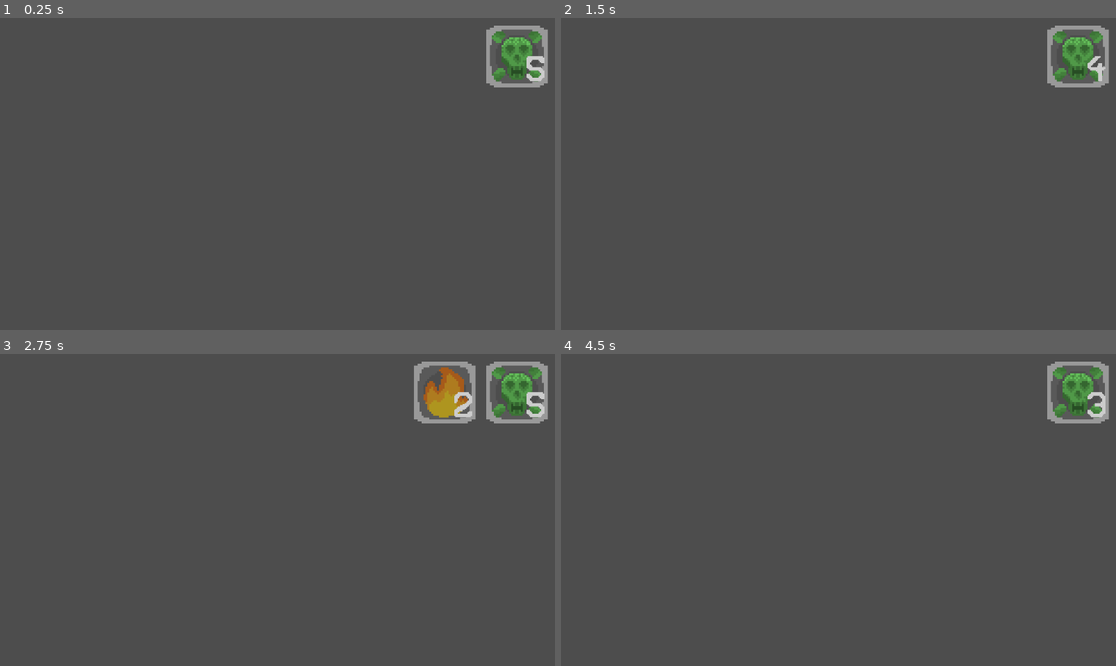
Above: before the commit, frames 1-4 (two rows, left to right).
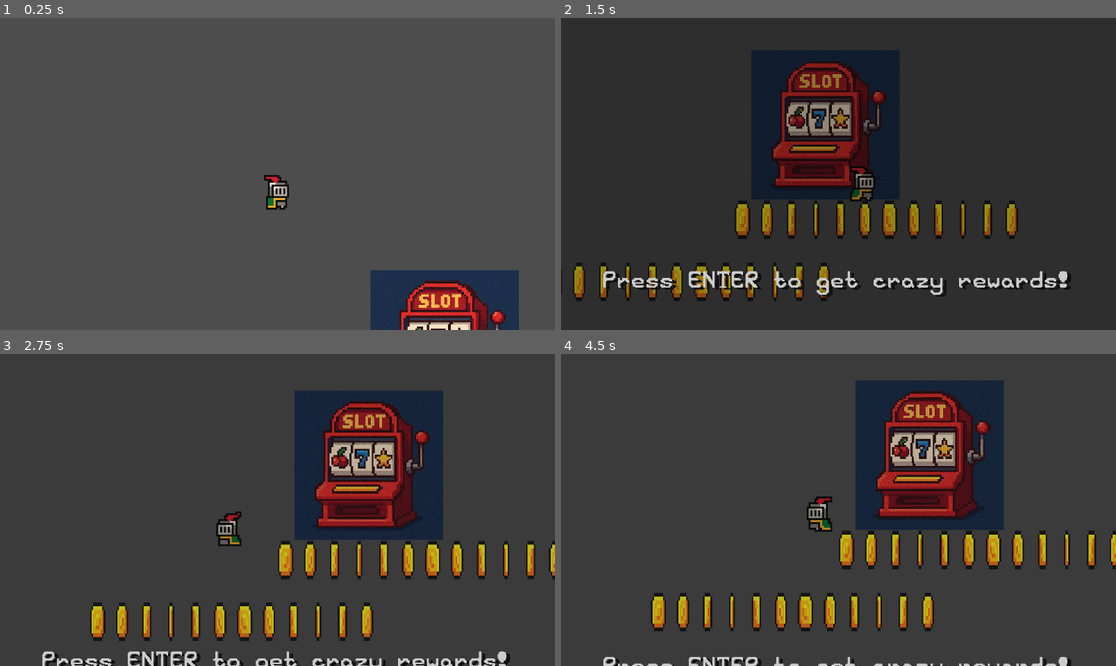
Above: after the commit, the same moments.

Repository: tomkoid/brackeys_game_jam
Game: Godot game, scene res://level.tscn
Two runs of this game, one before a commit and one after it. Both use one fixed random seed, a clock stepped at 60 frames per second and the inputs below. Before the commit the project starts from res://Scenes/Effects.tscn.
Inputs:
- Up to frame 1 (0.25 s): no input
- Up to frame 2 (1.5 s): tap Enter (interact, bound only after the commit) at 0.5, 0.6, 1.25, 1.35 s; hold D (right) from 0.53 s (still down); tap Space (jump) at 0.77 s
- Up to frame 3 (2.75 s): tap Space (jump) at 1.52 s; tap Enter (interact, bound only after the commit) at 2, 2.1 s; release D (right) at 2.03 s; hold A (left) from 2.03 s (still down)
- Up to frame 4 (4.5 s): tap Enter (interact, bound only after the commit) at 2.75, 2.85, 3.5, 3.6, 4.25, 4.35 s; release A (left) at 2.78 s; hold D (right) 2.78-4.28 s; tap Space (jump) at 3.02, 3.77 s; hold A (left) from 4.28 s (still down)

The runs differ from the first frame. In frame 1, 7.1% of the frame differs, in the area x 47-99%, y 2-100%; in frame 2, 100%, in the area x 0-100%, y 0-100%; in frame 3, 24%; in frame 4, 21%.

Commit message:
Added slot machine popup

Diff:
--- a/Scenes/EffectIcon.tscn
+++ b/Scenes/EffectIcon.tscn
@@ -9,18 +9,21 @@
 scale = Vector2(4, 4)
 script = ExtResource("1_vsoa8")
 
-[node name="Background" type="Sprite2D" parent="."]
-position = Vector2(365, 20)
+[node name="CanvasLayer" type="CanvasLayer" parent="."]
+
+[node name="Background" type="Sprite2D" parent="CanvasLayer"]
+position = Vector2(1073, 80)
+scale = Vector2(4, 4)
 texture = ExtResource("1_m7pmt")
 
-[node name="Icon" type="Sprite2D" parent="Background"]
+[node name="Icon" type="Sprite2D" parent="CanvasLayer/Background"]
 
-[node name="Time" type="Label" parent="."]
-offset_left = 350.0
-offset_top = 13.75
-offset_right = 382.0
-offset_bottom = 37.75
+[node name="Time" type="Label" parent="CanvasLayer"]
+offset_left = 1103.0
+offset_top = 82.0
+offset_right = 1135.0
+offset_bottom = 146.0
 theme_override_fonts/font = ExtResource("3_vsoa8")
-theme_override_font_sizes/font_size = 24
+theme_override_font_sizes/font_size = 64
 text = "0"
 horizontal_alignment = 2
--- /dev/null
+++ b/Scenes/Overlay.tscn
@@ -0,0 +1,11 @@
+[gd_scene load_steps=2 format=3 uid="uid://crtxbg7adpenl"]
+
+[ext_resource type="Script" uid="uid://cc0b03f52gftd" path="res://Scripts/OverlayManager.gd" id="1_5tm8m"]
+
+[node name="CanvasLayer" type="CanvasLayer"]
+script = ExtResource("1_5tm8m")
+
+[node name="Overlay" type="ColorRect" parent="."]
+offset_right = 1152.0
+offset_bottom = 648.0
+color = Color(0, 0, 0, 1)
--- a/Scenes/Player.tscn
+++ b/Scenes/Player.tscn
@@ -213,7 +213,7 @@
 "speed": 10.0
 }]
 
-[node name="Player" type="CharacterBody2D"]
+[node name="Player" type="CharacterBody2D" groups=["Player"]]
 script = ExtResource("1_g2els")
 
 [node name="Camera2D" type="Camera2D" parent="."]
--- /dev/null
+++ b/Scenes/SlotMachine.tscn
@@ -0,0 +1,24 @@
+[gd_scene load_steps=4 format=3 uid="uid://qfvbj3pph5dy"]
+
+[ext_resource type="Texture2D" uid="uid://dmqcx3d51eiwp" path="res://Textures/SlotMachine.png" id="1_8qfso"]
+[ext_resource type="Script" uid="uid://cklgflemt6ew0" path="res://Scripts/SlotMachine.gd" id="1_bstdy"]
+
+[sub_resource type="RectangleShape2D" id="RectangleShape2D_8qfso"]
+size = Vector2(309, 265)
+
+[node name="SlotMachine" type="Node2D"]
+script = ExtResource("1_bstdy")
+
+[node name="Sprite" type="Sprite2D" parent="."]
+z_index = -1
+scale = Vector2(0.301563, 0.302539)
+texture = ExtResource("1_8qfso")
+
+[node name="Interact Area" type="Area2D" parent="."]
+
+[node name="Collider" type="CollisionShape2D" parent="Interact Area"]
+position = Vector2(-1.5, 0.5)
+shape = SubResource("RectangleShape2D_8qfso")
+
+[connection signal="body_entered" from="Interact Area" to="." method="_on_enter_interaction_area"]
+[connection signal="body_exited" from="Interact Area" to="." method="_on_exit_interaction_area"]
--- /dev/null
+++ b/Scenes/Text.tscn
@@ -0,0 +1,21 @@
+[gd_scene load_steps=3 format=3 uid="uid://bcrahlxna3q2v"]
+
+[ext_resource type="Script" uid="uid://byphime3bt8ym" path="res://Scripts/Text.gd" id="1_aymh6"]
+[ext_resource type="FontFile" uid="uid://dil43sbwcg2uc" path="res://Fonts/Main Font.png" id="1_yjwyh"]
+
+[node name="Text" type="CanvasLayer"]
+script = ExtResource("1_aymh6")
+
+[node name="Label" type="Label" parent="."]
+offset_top = 700.0
+offset_right = 1152.0
+offset_bottom = 784.0
+theme_override_colors/font_shadow_color = Color(0.08, 0.08, 0.08, 1)
+theme_override_colors/font_outline_color = Color(0.07, 0.07, 0.07, 1)
+theme_override_constants/shadow_offset_x = 8
+theme_override_constants/shadow_offset_y = 4
+theme_override_fonts/font = ExtResource("1_yjwyh")
+theme_override_font_sizes/font_size = 64
+text = "Press ENTER to get crazy rewards!"
+horizontal_alignment = 1
+vertical_alignment = 1
--- a/Scripts/Effects.gd
+++ b/Scripts/Effects.gd
@@ -7,12 +7,6 @@
 	Poison,
 	Burning
 }
-
-func _ready():
-	update_effect(Effect.Poison, 5)
-	await get_tree().create_timer(2).timeout
-	update_effect(Effect.Poison, 2)
-	update_effect(Effect.Burning, 2)
 
 func _process(delta: float):
 	update_effect_durations(delta)
--- a/Scripts/EffectsIcon.gd
+++ b/Scripts/EffectsIcon.gd
@@ -1,7 +1,7 @@
 extends Node2D
 
-@onready var icon = $Background/Icon
-@onready var time = $Time
+@onready var icon = $CanvasLayer/Background/Icon
+@onready var time = $CanvasLayer/Time
 
 func set_icon_texture(texture):
 	icon.texture = texture
--- /dev/null
+++ b/Scripts/OverlayManager.gd
@@ -0,0 +1,12 @@
+extends CanvasLayer
+
+@onready var overlay = $Overlay
+
+func _ready():
+	overlay.color.a = 0
+
+func overlay_tween(final_alpha, duration := 1.0):
+	var tween = create_tween().\
+	tween_property(overlay, "color:a", final_alpha, duration)
+	tween.set_ease(Tween.EASE_IN_OUT).set_trans(Tween.TRANS_SINE)
+	await tween.finished
--- a/Scripts/Player.gd
+++ b/Scripts/Player.gd
@@ -2,7 +2,7 @@
 
 
 const SPEED = 530.0
-const JUMP_VELOCITY = -500.0
+const JUMP_VELOCITY = -600.0
 
 @onready var ass2d = $ASS2D
 
--- /dev/null
+++ b/Scripts/SlotMachine.gd
@@ -0,0 +1,27 @@
+extends Node2D
+
+@onready var interact_area = $"Interact Area"
+
+const overlay_tween_duration = 0.4
+const overlay_show_alpha = 0.4
+
+func _on_enter_interaction_area(body: Node2D) -> void:
+	if not body.is_in_group("Player"): return
+	Overlay.overlay_tween(overlay_show_alpha, overlay_tween_duration)
+	Text.show_text()
+
+func _on_exit_interaction_area(body: Node2D) -> void:
+	if not body.is_in_group("Player"): return
+	Overlay.overlay_tween(0, overlay_tween_duration)
+	Text.hide_text()
+
+func _unhandled_input(_event):
+	if Input.is_action_just_pressed("interact") and can_interact():
+		print("INTERACTS WITH SLOT MACHINE")
+		pass
+
+func can_interact():
+	var overlapping_bodies = interact_area.get_overlapping_bodies()
+	for body in overlapping_bodies:
+		if body.is_in_group("Player"): return true
+	return false
--- /dev/null
+++ b/Scripts/Text.gd
@@ -0,0 +1,19 @@
+extends CanvasLayer
+
+@onready var text_label = $Label
+
+const text_hide_pos_y = 700
+const text_show_pos_y = 500
+
+func change_text(new_text):
+	text_label.text = new_text
+
+const text_tween_duration = 0.4
+
+func text_tween(final_pos_y):
+	var text_move_tween = create_tween()
+	text_move_tween.tween_property(text_label, "position:y", final_pos_y, text_tween_duration)
+	text_move_tween.set_ease(Tween.EASE_IN_OUT).set_trans(Tween.TRANS_SINE)
+
+func show_text(): text_tween(text_show_pos_y)
+func hide_text(): text_tween(text_hide_pos_y)
--- a/level.tscn
+++ b/level.tscn
@@ -1,8 +1,8 @@
-[gd_scene load_steps=7 format=4 uid="uid://nfbukqlpwn6i"]
+[gd_scene load_steps=5 format=4 uid="uid://b68neqhxebs03"]
 
-[ext_resource type="PackedScene" uid="uid://dwto03r8ufx6t" path="res://Scenes/Player.tscn" id="1_o5qli"]
+[ext_resource type="PackedScene" uid="uid://cro1rju0k4bel" path="res://Scenes/Player.tscn" id="1_o5qli"]
 [ext_resource type="Texture2D" uid="uid://bsgkb03uw5vj3" path="res://Assets/brackeys_platformer_assets/sprites/coin.png" id="2_vonw3"]
-[ext_resource type="Texture2D" uid="uid://rqf8rqqnojhg" path="res://platforms.png" id="3_oi3di"]
+[ext_resource type="PackedScene" uid="uid://qfvbj3pph5dy" path="res://Scenes/SlotMachine.tscn" id="3_oi3di"]
 
 [sub_resource type="RectangleShape2D" id="RectangleShape2D_oi3di"]
 size = Vector2(612, 78)
@@ -79,4 +79,6 @@
 [node name="TileMapLayer" type="TileMapLayer" parent="."]
 scale = Vector2(2, 2)
 tile_map_data = PackedByteArray("AAD+/wUAAAAAAAAAAAD//wUAAAAAAAAAAAAAAAUAAAAAAAAAAAABAAUAAAAAAAAAAAACAAUAAAAAAAAAAAADAA …(384 unchanged characters)…
-tile_set = SubResource("TileSet_f2txt")
+
+[node name="SlotMachine" parent="." instance=ExtResource("3_oi3di")]
+position = Vector2(582, 353)
--- a/project.godot
+++ b/project.godot
@@ -11,13 +11,23 @@
 [application]
 
 config/name="brackeys_game_jam"
-run/main_scene="res://Scenes/Effects.tscn"
+run/main_scene="uid://b68neqhxebs03"
 config/features=PackedStringArray("4.4", "Forward Plus")
 config/icon="res://icon.svg"
 
 [autoload]
 
+Overlay="*res://Scenes/Overlay.tscn"
 Effects="*res://Scenes/Effects.tscn"
+
+run/main_scene="uid://nfbukqlpwn6i"
+config/features=PackedStringArray("4.4", "Forward Plus")
+config/icon="res://icon.svg"
+Text="*res://Scenes/Text.tscn"
+
+[global_group]
+
+Player=""
 
 [input]
 
@@ -38,6 +48,11 @@
 "events": [Object(InputEventKey,"resource_local_to_scene":false,"resource_name":"","device":-1,"window_id":0,"alt_press …(191 unchanged characters)…
 ]
 }
+interact={
+"deadzone": 0.2,
+"events": [Object(InputEventKey,"resource_local_to_scene":false,"resource_name":"","device":-1,"window_id":0,"alt_pressed":false,"shift_pressed":false,"ctrl_pressed":false,"meta_pressed":false,"pressed":false,"keycode":0,"physical_keycode":4194309,"key_label":0,"unicode":0,"location":0,"echo":false,"script":null)
+]
+}
 
 [physics]
 
Not shown: 1 places in Scenes/Player.tscn that only renumber resources
Not shown, added: Scripts/OverlayManager.gd.uid
Not shown, added: Scripts/SlotMachine.gd.uid
Not shown, added: Scripts/Text.gd.uid
Binary file added: Textures/SlotMachine.png
Not shown, added: Textures/SlotMachine.png.import
Not shown: 1 places in main.tscn that only renumber resources
